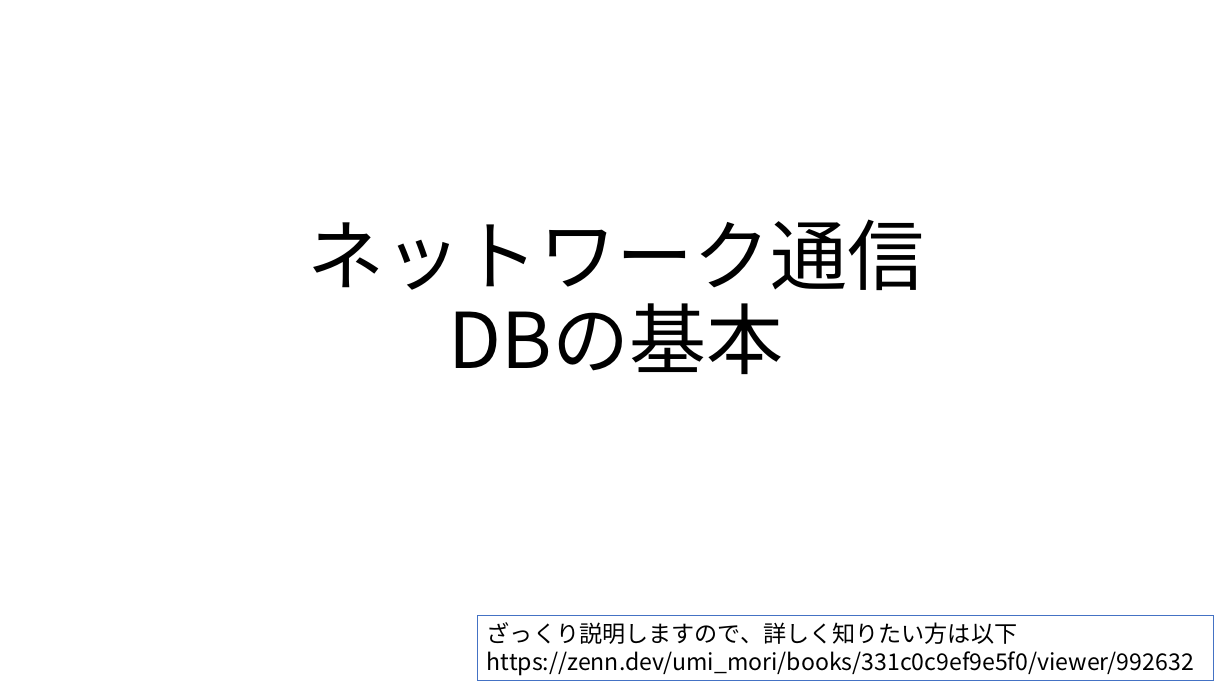
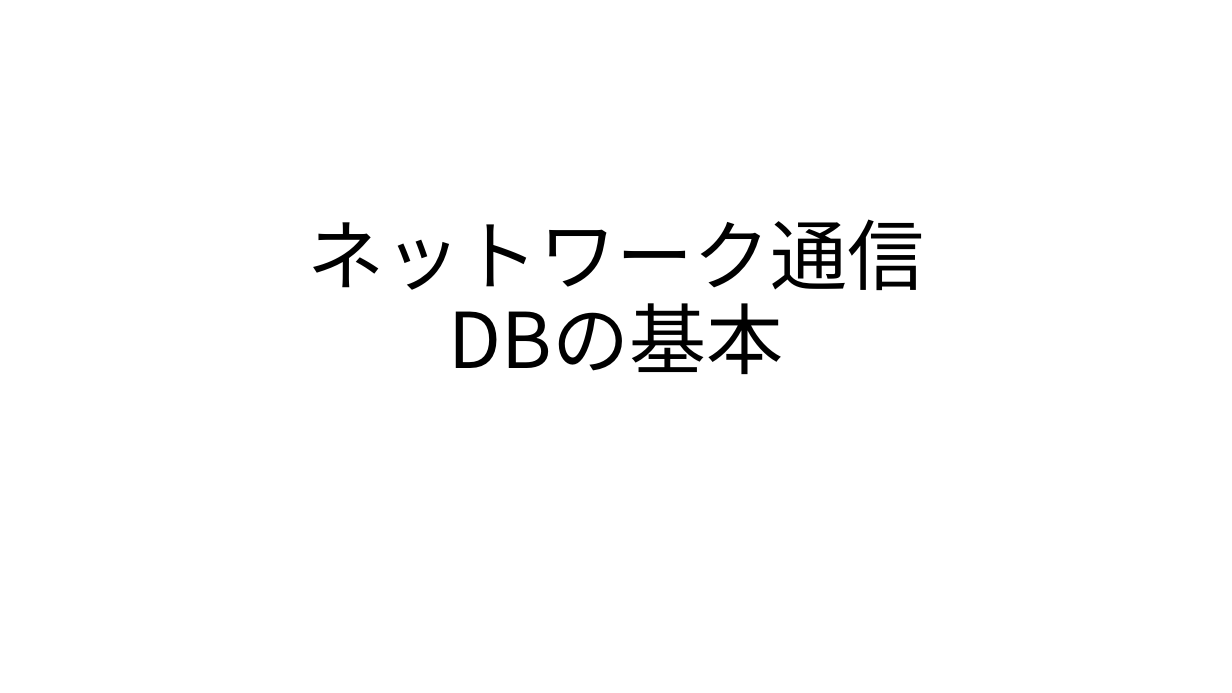
Before and after one commit to MahiroCreative/GameEngineFor2022, a slide deck: slide 1 of 2.SecondSemester/2.ネットワーク通信_データベースの基本.pptx. Drawn at 1232x693 pixels with LibreOffice and Linux fonts; fonts in the diff are those of the drawing. Boxes give left, top, right and bottom in pixels: in the first picture for what was removed or moved away, otherwise in the second. Text is boxed around its words. In the diff, an @@ line names an element or a change of style, - is before the commit and + after.

```diff
--- a/2.SecondSemester/2.ネットワーク通信_データベースの基本.pptx
+++ b/2.SecondSemester/2.ネットワーク通信_データベースの基本.pptx
@@ rectangle removed at [478, 616, 1214, 681] @@
-ざっくり説明しますので、詳しく知りたい方は以下
-https://zenn.dev/umi_mori/books/331c0c9ef9e5f0/viewer/992632
```
Also in this commit, not shown: 3 other slides changed, 7 slides added.
